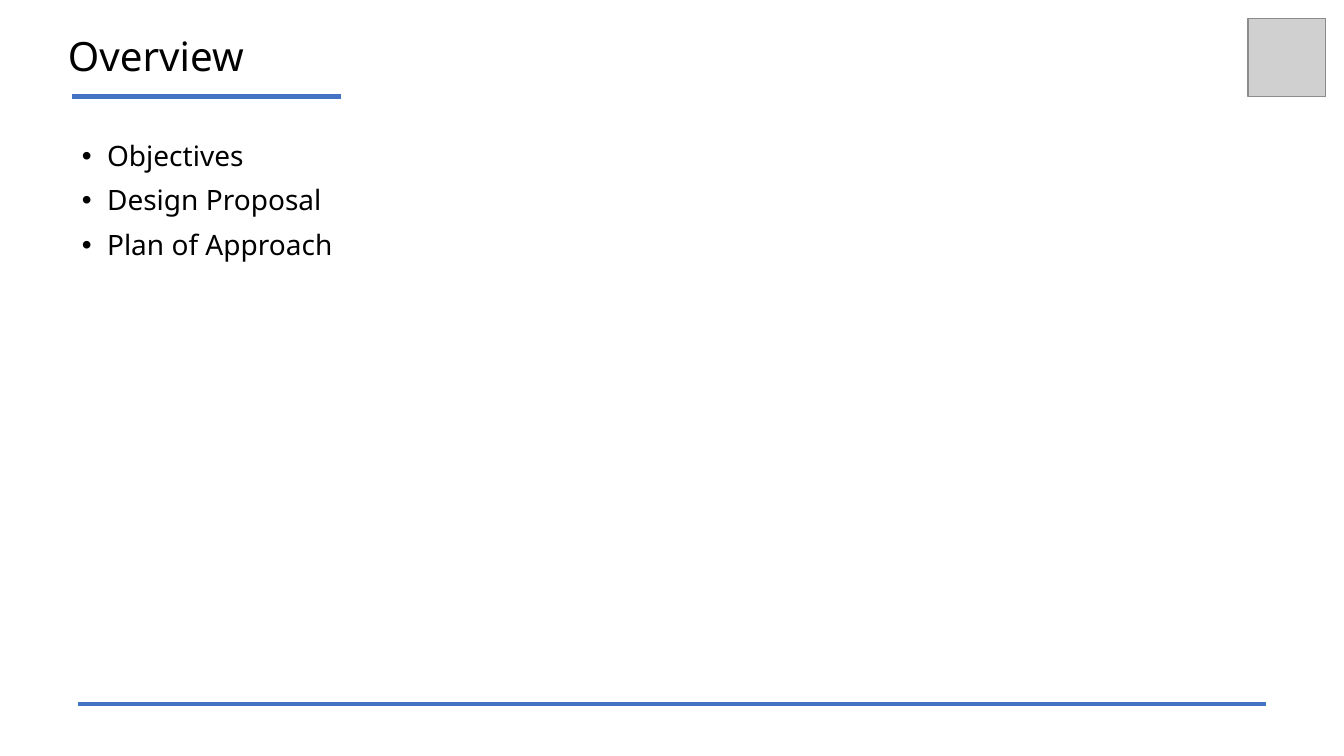
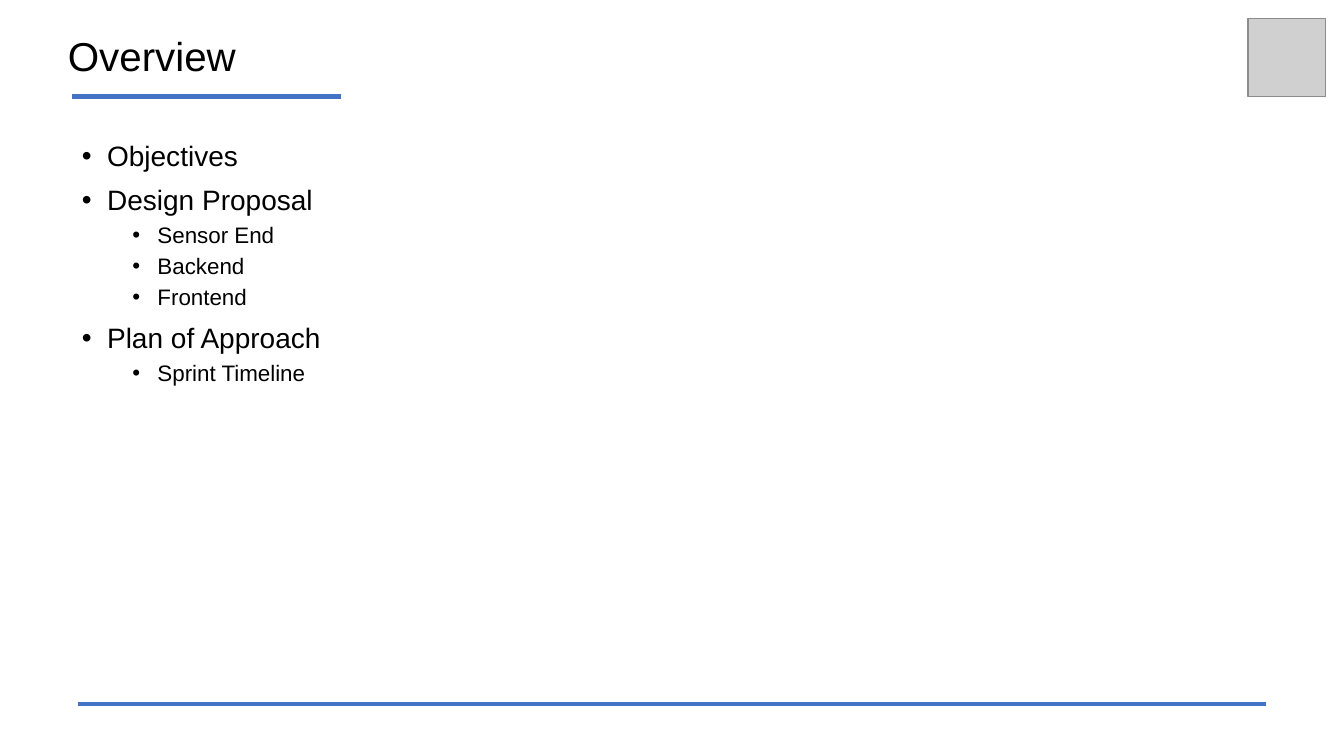
Before and after one commit to DevHSA/HealthMonitor, a slide deck: slide 2 of MidReview.pptx. Drawn at 1344x756 pixels with LibreOffice and Linux fonts; fonts in the diff are those of the drawing; grey boxes stand for pictures. Boxes give left, top, right and bottom in pixels: in the first picture for what was removed or moved away, otherwise in the second. Text is boxed around its words. In the diff, an @@ line names an element or a change of style, - is before the commit and + after.

```diff
--- a/MidReview.pptx
+++ b/MidReview.pptx
@@ title "Overview" at <box>68,41,236,72</box>: font Noto Sans to Arial @@
@@ text at <box>107,145,321,353</box>: font Noto Sans to Arial in "Objectives", "Design Proposal", "Plan of Approach" @@
@@ text at <box>157,226,274,306</box>: paragraphs added @@
+  • Sensor End
+  • Backend
+  • Frontend
@@ text at <box>157,364,306,386</box>: paragraph added @@
+  • Sprint Timeline
```
Also in this commit, not shown: 1 other slide changed, 4 slides added.
